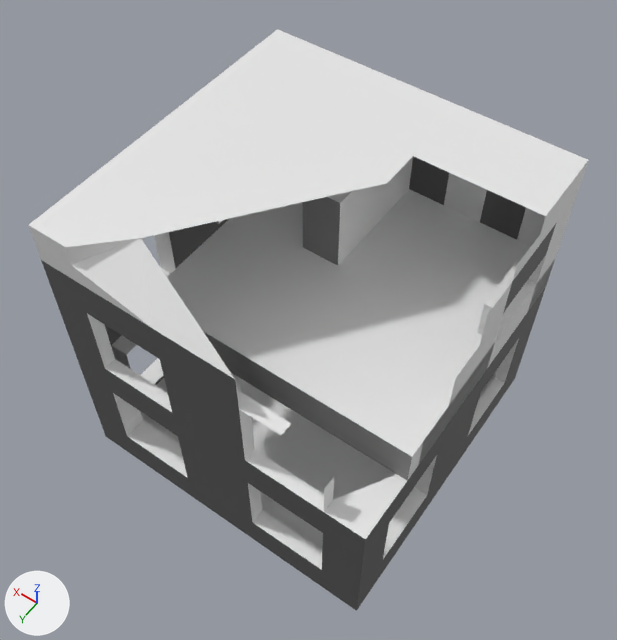
One commit to the Blender file 3D assets/BUILDDAMAGE/buildd1.blend: the scene before it, then after it.
Camera for both pictures: a 50 mm lens placed at (-8.33, 12.04, 18.54), pointed at (0.15, 0.17, -0.12). Lighting does not change. The marker at lower left points along +X, +Y and +Z. The first picture is the older version.
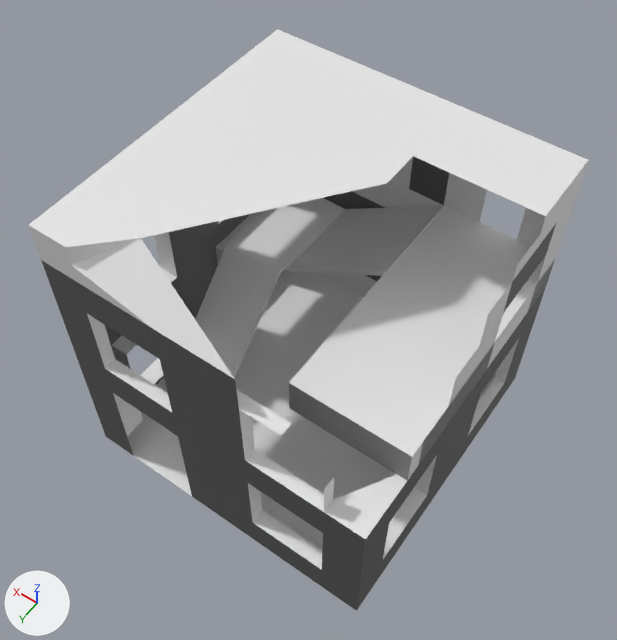
The change, as a list of edits to the scene's bpy script:
```text
Change me_cube:
    used by ob_cube; location = (0.0, 0.0, 0.0); scale = (4.68, 4.68, 4.68)
    verts and faces of me_cube; kept vertices keep their numbers, new ones are numbered from 488
    before: 44 (0.5, 1.0, -1.0) at pixel (162, 475), 56 (0.75, 1.0, -1.0) at pixel (133, 455), 276 (0.25, 1.0, -1.0) at pixel (192, 496), 336 (0.5, 1.0, -0.75) at pixel (156, 456), 338 (0.75, 1.0, -0.75) at pixel (127, 436)
    before: 357 (0.25, 1.0, -0.75) at pixel (187, 477), 381 (0.5, 0.85, -0.75) at pixel (172, 439), 382 (0.75, 0.85, -0.75) at pixel (143, 419), 383 (0.25, 0.85, -0.75)
    remove me_cube.from_pydata(...)  # 488 vertices, 444 faces, 1 loose edge; spans x -1.0..1.0, y -1.0..1.0, z -1.0..1.0
    add me_cube.from_pydata(...)  # 462 vertices, 402 faces, 1 loose edge; spans x -1.0..1.0, y -1.0..1.0, z -1.0..1.0
    me_cube part 1
    24 vertices are removed from x -0.89..0.75, y -0.75..0.61, z 0.0..0.75
    38 faces are deleted
    me_cube part 2
    add delete_vertices([336, 381])  # with the faces that use them
Add me_cube_001:
    me_cube_001.from_pydata(...)  # 32 vertices, 30 faces; spans x -4.5..1.0, y -1.0..4.1, z -26.8..50.0
Add ob_cube_001:
    ob_cube_001 = bpy.data.objects.new('Cube.001', me_cube_001)
    ob_cube_001.location = (3.27, -3.1, -0.91)
    ob_cube_001.scale = (1.0, 1.53, -0.0785)
```

Changed parts and their boxes [x1, y1, x2, y2] in the pictures (617 x 640 px):
'Cube.001', added
    after: [164, 198, 444, 393]
part 1 of me_cube, deleted
    before: [167, 157, 546, 408]
part 2 of me_cube, deleted
    before: [127, 420, 192, 496]
